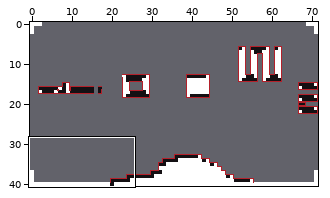
Tiled map -- assets/tilemaps/level1.tmx. The picture above shows the old version from afar; the outline marks the close-up.
Close-up. The starting point:
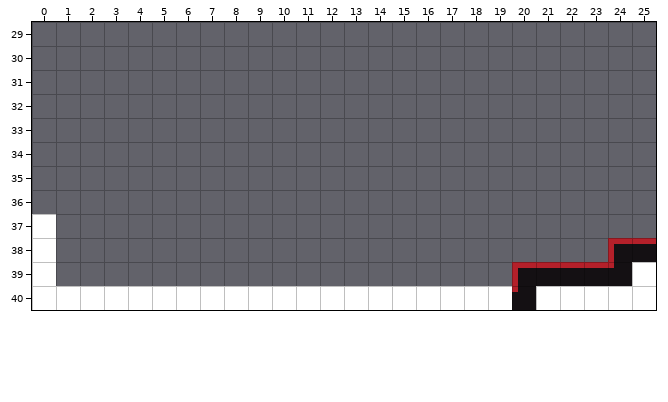
Cells are 4x4 px. Shown: x 0..25, y 29..40. The commit also changed other parts of the map, which this record leaves out.
After:
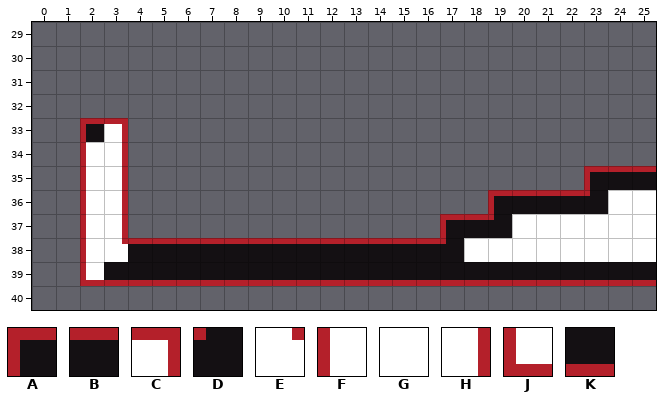
Key: from "template_tileset": A 8, B 10, C 11, D 17, E 18, F 20, G 33, H 35, J 44, K 45.
_ is an empty cell.
Changes in this commit:
Layer "Tile Layer 1":
y 33: x 2..3 __ -> AC
y 34: x 2..3 __ -> FH
y 35: x 2..3 __ -> FH; x 23..25 ___ -> ABB
y 36: x 2..3 __ -> FH; x 19..25 _______ -> ABBBDGG
y 37: x 0 G -> _; x 2..3 __ -> FH; x 17..25 _________ -> ABDGGGGGG
y 38: x 0 G -> _; x 2..25 ______________________AB -> FEBBBBBBBBBBBBBDGGGGGGGG
y 39: x 0 G -> _; x 2..25 __________________ABBBDG -> JKKKKKKKKKKKKKKKKKKKKKKK
y 40: x 0..25 GGGGGGGGGGGGGGGGGGGGDGGGGG -> __________________________
